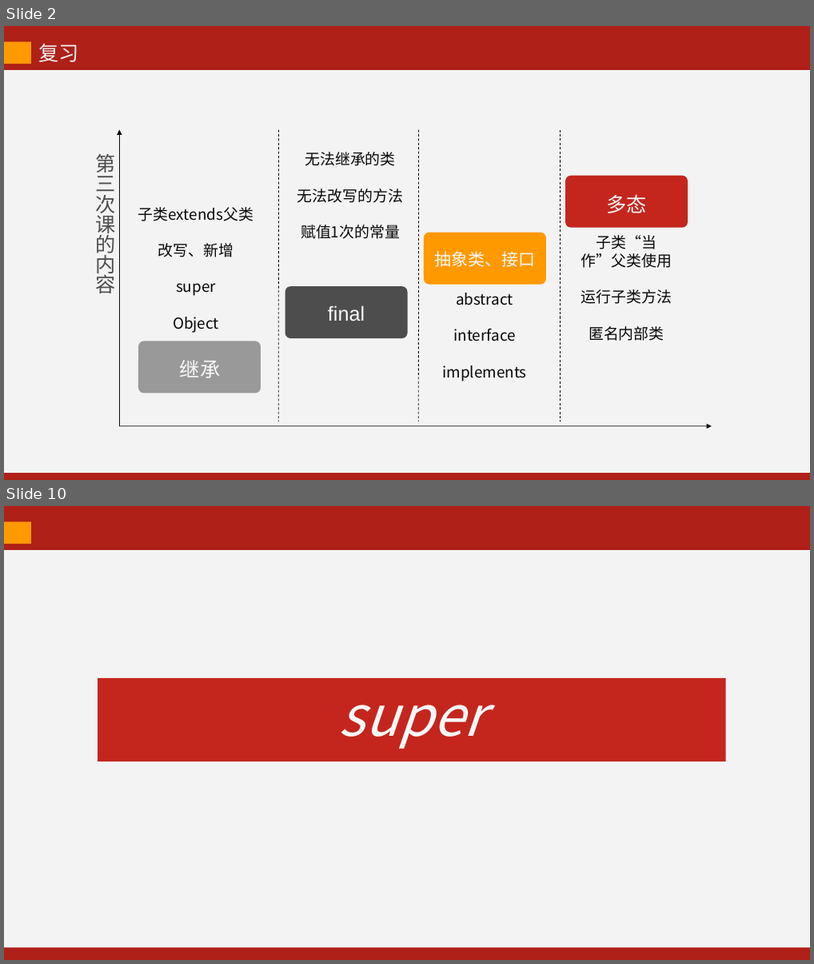
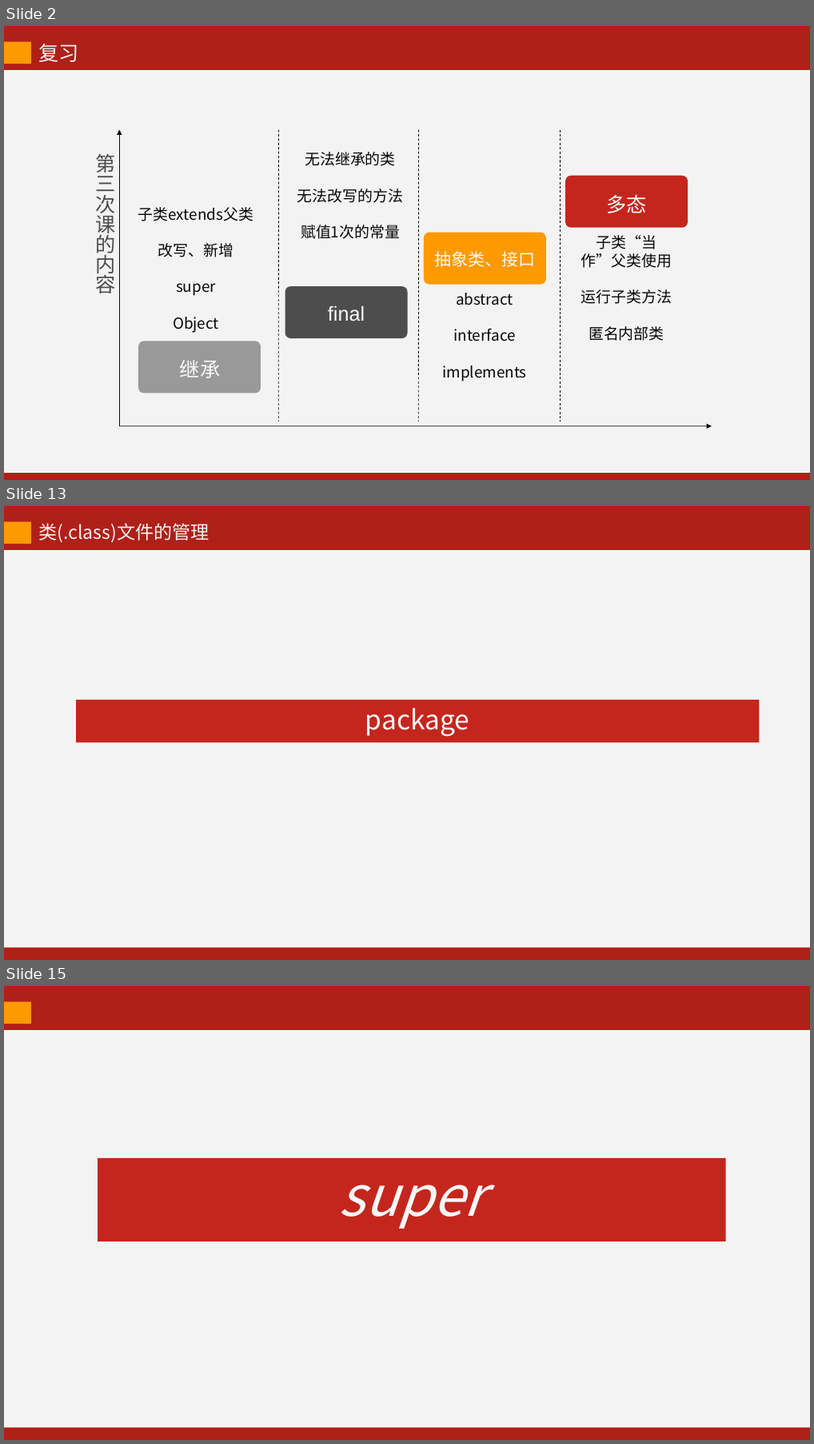
Before and after one commit to kevinjoyce/JavaCourseWare, a slide deck: PPT/每次课PPT/04 面向对象（下）-2.pptx. Shown one above the other, each under a label of ours: slides 2 and 10 before the commit, slides 2, 13 and 15 after it; the slides between them are not shown. The pictures are 814x964 and 814x1444 pixels, drawn with LibreOffice and Linux fonts; fonts in the diff are those of the drawing. Boxes give left, top, right and bottom in pixels: in the first picture for what was removed or moved away, otherwise in the second. Text is boxed around its words. In the diff, an @@ line names an element or a change of style, - is before the commit and + after.

```diff
--- a/PPT/每次课PPT/04 面向对象（下）-2.pptx
+++ b/PPT/每次课PPT/04 面向对象（下）-2.pptx
@@ slide 13 added at bbox=[4, 506, 810, 960], background #AF2019 @@
@@ rectangle added at bbox=[4, 522, 31, 544], fill #FF9900 @@
@@ text added at bbox=[38, 523, 209, 543], 22 pt, text #F3F3F3 @@
+类(.class)文件的管理
@@ rectangle added at bbox=[4, 550, 810, 947], fill #F3F3F3 @@
@@ rectangle added at bbox=[76, 700, 759, 742], fill #C4261D, 32 pt, text #F8F8F8 @@
+package
@@ what was slide 10 is now slide 15 @@
```
Also in this commit, not shown: 3 slides changed, 8 other slides added, 5 slides removed, 10 other files.
